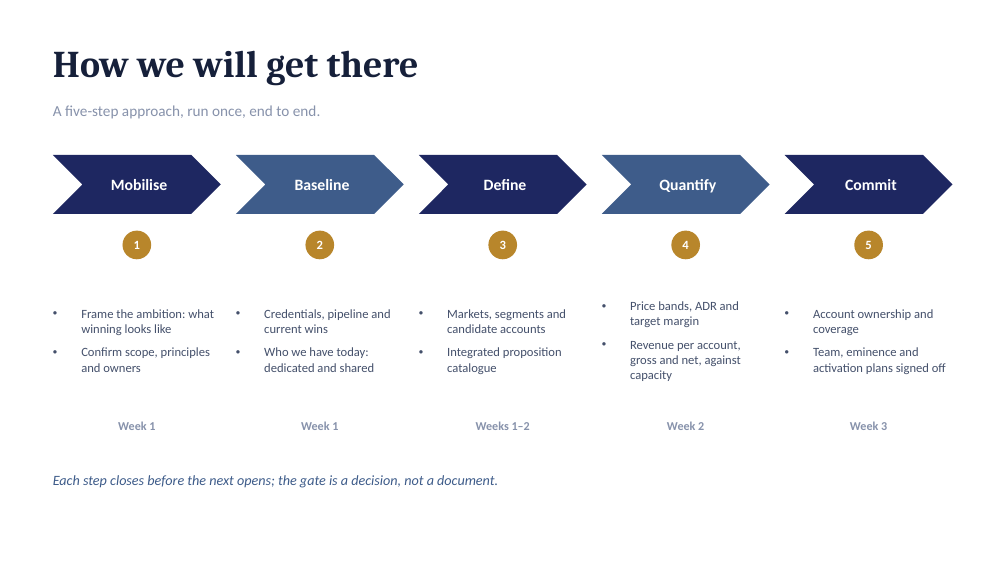
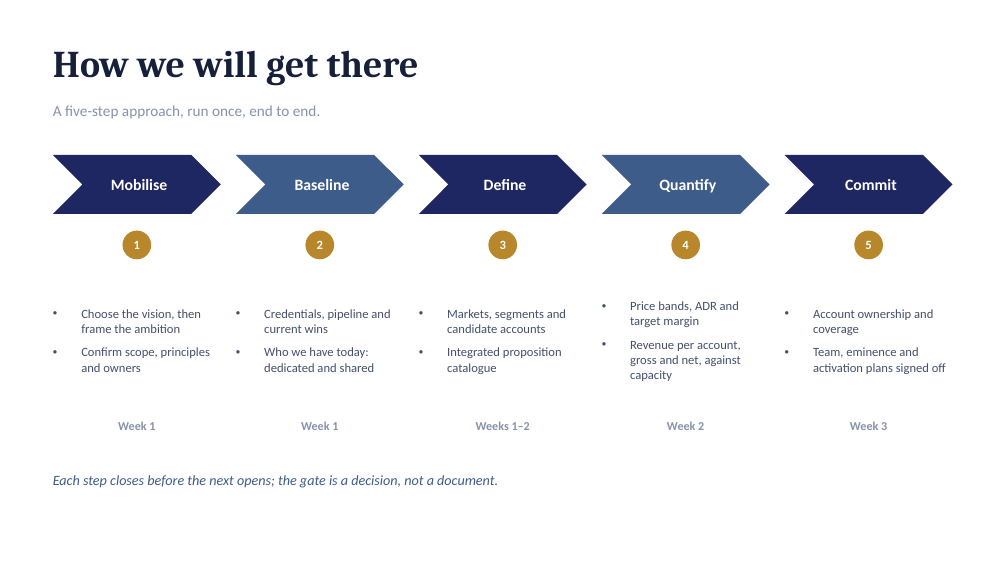
Before and after one commit to dhajjar-cyber/bae, a slide deck: slide 7 of FSI strategy/EAIND-FSI-Strategy-Development-Plan.pptx (slide 6 before the commit). Drawn at 1008x567 pixels with LibreOffice and Linux fonts; fonts in the diff are those of the drawing. Boxes give left, top, right and bottom in pixels: in the first picture for what was removed or moved away, otherwise in the second. Text is boxed around its words. In the diff, an @@ line names an element or a change of style, - is before the commit and + after.

```diff
--- a/FSI strategy/EAIND-FSI-Strategy-Development-Plan.pptx
+++ b/FSI strategy/EAIND-FSI-Strategy-Development-Plan.pptx
@@ text at box(81, 309, 201, 333): text changed @@
-• Frame the ambition: what winning looks like
+• Choose the vision, then frame the ambition
```
Also in this commit, not shown: 3 other slides changed, 1 slide added, 2 other files.
